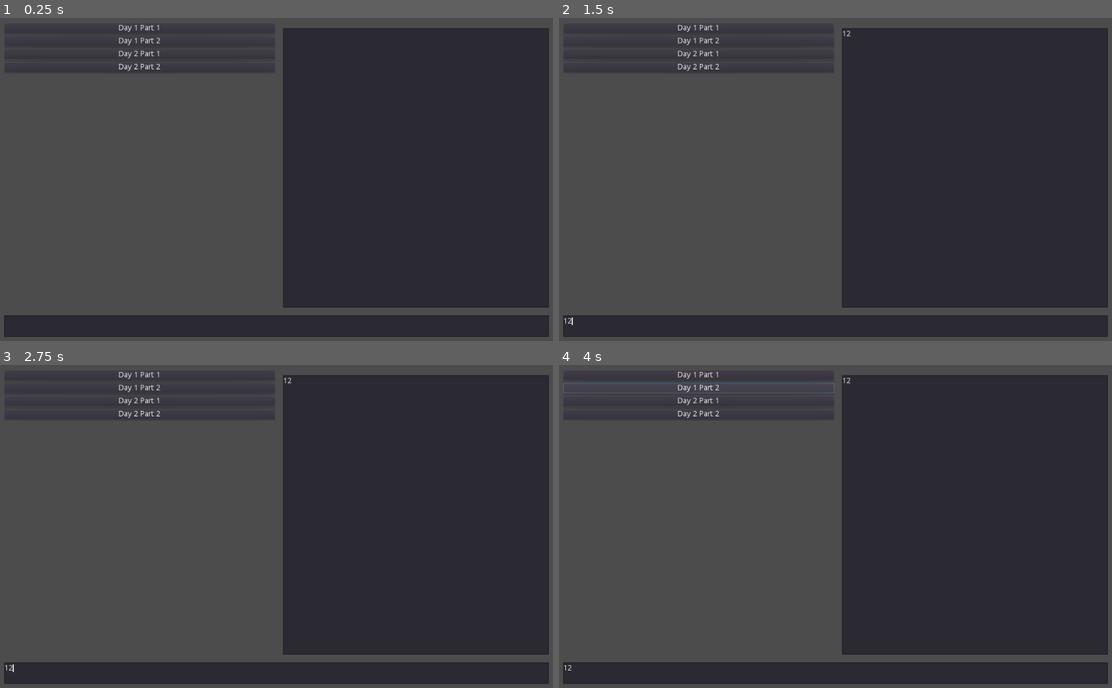
Above: before the commit, frames 1-4 (two rows, left to right).
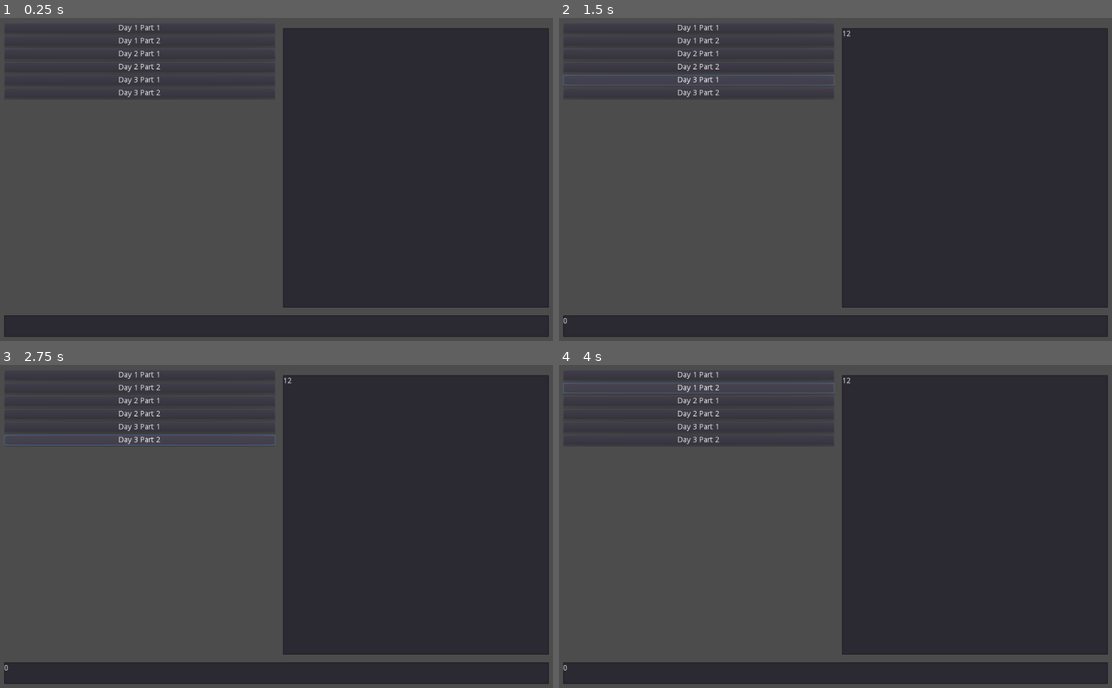
Above: after the commit, the same moments.

Repository: RisingThumb/Advent-of-Code-2020
Game: Godot game, scene res://Runner.tscn
Two runs of this game, one before a commit and one after it. Both use one fixed random seed, a clock stepped at 60 frames per second and the inputs below.
Inputs (mouse positions are in pixels of both pictures, inside the frame that each line leads up to):
- Up to frame 1 (0.25 s): no input
- Up to frame 2 (1.5 s): click (973, 166) at 0.52 s; type "12" at 0.6 s; click (835, 324) at 0.75 s; type "12" at 0.83 s; click (697, 79) at 1.25 s, where only the run after the commit has a clickable "Day 3 Part 1"
- Up to frame 3 (2.75 s): click (138, 439) at 2 s, where only the run after the commit has a clickable "Day 3 Part 2"
- Up to frame 4 (4 s): click "Day 1 Part 1" at 2.75 s; click "Day 1 Part 2" at 3.5 s

The runs differ from the first frame. In frame 1, 0.3% of the frame differs, in the area x 3-48%, y 18-25%; in frame 2, 0.5%; in frame 3, 0.5%, in the area x 0-100%, y 18-99%; in frame 4, 0.3%.

Commit message:
Day 3 Solutions

Diff:
--- a/Runner.gd
+++ b/Runner.gd
@@ -74,3 +74,26 @@
 		elif sequence[mincount-1] != character and sequence[maxcount-1] == character:
 			numberOfValid += 1
 	output.text = str(numberOfValid)
+
+func findAmountForSlope(var slope: Vector2):
+	var lines = input.get_line_count()
+	var width = input.get_line(0).length()
+	var treeCount = 0
+	var position = slope
+	while position.y < lines:
+		var lineToCheck = input.get_line(position.y)
+		var xToCheck = int(position.x) % (width)
+		if lineToCheck[xToCheck] == '#':
+			treeCount+=1
+		position += slope
+	return treeCount
+
+func _on_Day3Part1_pressed():
+	output.text = str(findAmountForSlope(Vector2(3,1)))
+
+func _on_Day3Part2_pressed():
+	var finalOut = 1
+	var slopes = [Vector2(1, 1), Vector2(3, 1), Vector2(5, 1), Vector2(7, 1), Vector2(1, 2)]
+	for slope in slopes:
+		finalOut *= findAmountForSlope(slope)
+	output.text = str(finalOut)
--- a/Runner.tscn
+++ b/Runner.tscn
@@ -66,6 +66,18 @@
 margin_bottom = 92.0
 text = "Day 2 Part 2"
 
+[node name="Day3Part1" type="Button" parent="VBoxContainer/HBoxContainer/ScrollContainer/VBoxContainer"]
+margin_top = 96.0
+margin_right = 500.0
+margin_bottom = 116.0
+text = "Day 3 Part 1"
+
+[node name="Day3Part2" type="Button" parent="VBoxContainer/HBoxContainer/ScrollContainer/VBoxContainer"]
+margin_top = 120.0
+margin_right = 500.0
+margin_bottom = 140.0
+text = "Day 3 Part 2"
+
 [node name="MarginContainer" type="MarginContainer" parent="VBoxContainer/HBoxContainer"]
 margin_left = 504.0
 margin_right = 1004.0
@@ -92,3 +104,5 @@
 [connection signal="pressed" from="VBoxContainer/HBoxContainer/ScrollContainer/VBoxContainer/Day1Part2" to="." method="_on_Day1Part2_pressed"]
 [connection signal="pressed" from="VBoxContainer/HBoxContainer/ScrollContainer/VBoxContainer/Day2Part1" to="." method="_on_Day2Part1_pressed"]
 [connection signal="pressed" from="VBoxContainer/HBoxContainer/ScrollContainer/VBoxContainer/Day2Part2" to="." method="_on_Day2Part2_pressed"]
+[connection signal="pressed" from="VBoxContainer/HBoxContainer/ScrollContainer/VBoxContainer/Day3Part1" to="." method="_on_Day3Part1_pressed"]
+[connection signal="pressed" from="VBoxContainer/HBoxContainer/ScrollContainer/VBoxContainer/Day3Part2" to="." method="_on_Day3Part2_pressed"]
